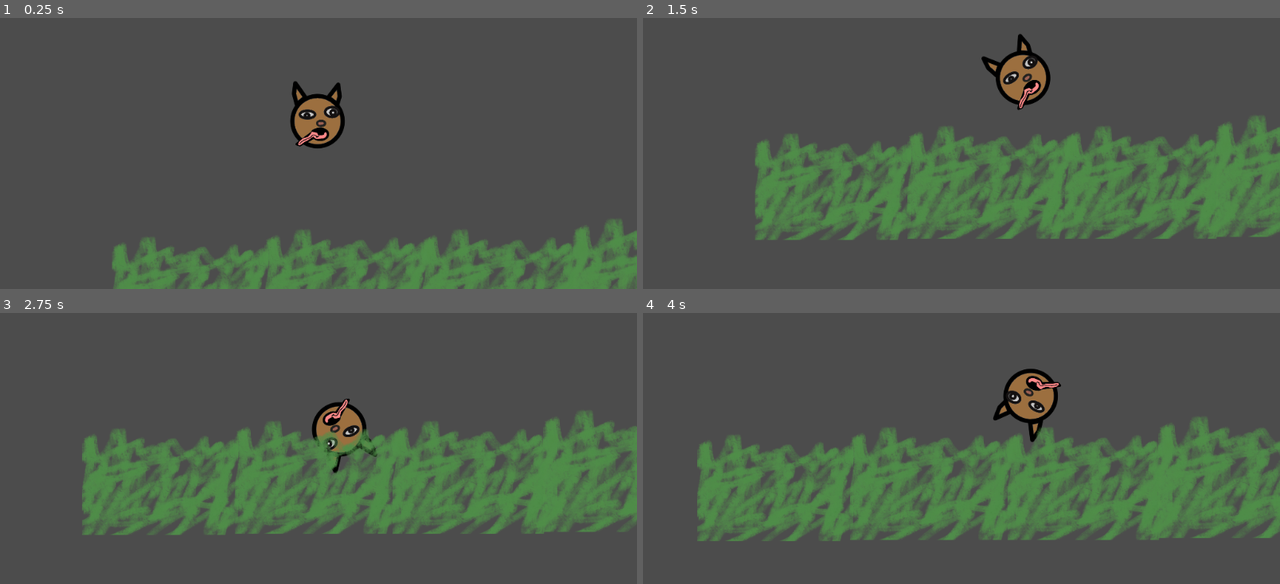
Above: before the commit, frames 1-4 (two rows, left to right).
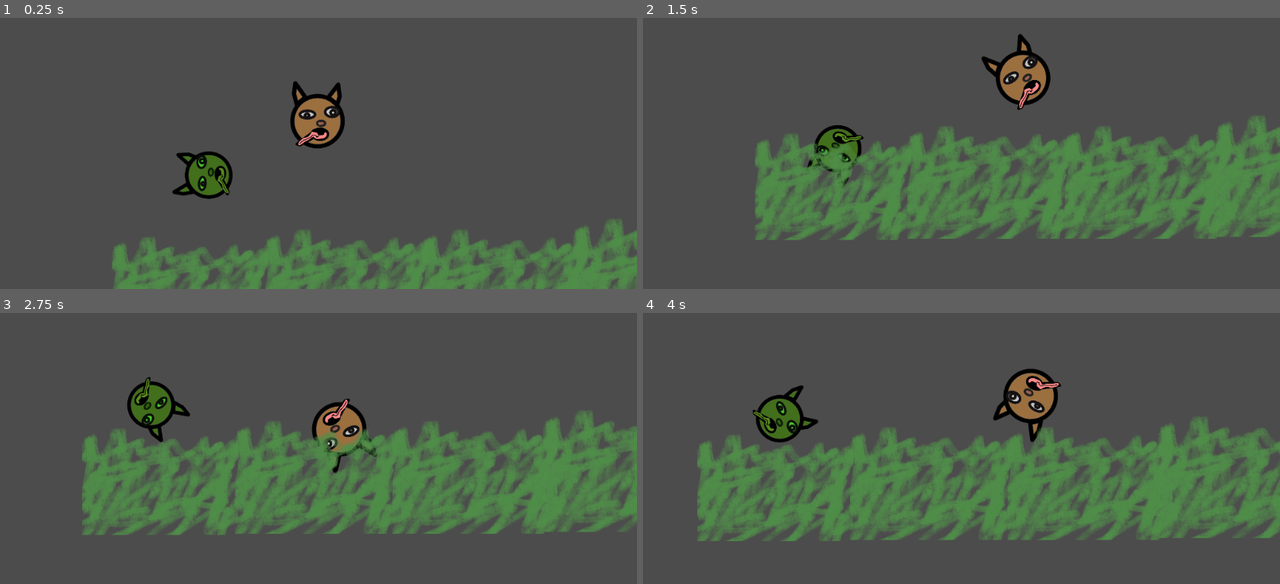
Above: after the commit, the same moments.

Repository: AirZero/godot-game
Game: Godot game, scene res://koirot.tscn
Two runs of this game, one before a commit and one after it. Both use one fixed random seed, a clock stepped at 60 frames per second and the inputs below.
Inputs:
- Up to frame 1 (0.25 s): no input
- Up to frame 2 (1.5 s): hold A (A, bound only after the commit) 0.53-1.28 s; hold Right (ui_right) from 0.53 s (still down); tap Up (ui_up) at 0.77, 1.07 s; tap D (D, bound only after the commit) at 0.8, 1.35 s
- Up to frame 3 (2.75 s): tap Up (ui_up) at 1.52, 1.82, 2.3 s; tap W (W, bound only after the commit) at 1.55, 2.1 s; release Right (ui_right) at 2.03 s; hold Left (ui_left) from 2.03 s (still down)
- Up to frame 4 (4 s): release Left (ui_left) at 2.78 s; hold Right (ui_right) from 2.78 s (still down); tap Up (ui_up) at 2.85, 3.02, 3.32, 3.77 s; tap A (A, bound only after the commit) at 3.05 s; hold A (A, bound only after the commit) from 3.53 s (still down); tap D (D, bound only after the commit) at 3.8 s

The runs differ from the first frame. In frame 1, 1.2% of the frame differs, in the area x 27-37%, y 49-67%; in frame 2, 0.8%; in frame 3, 1.2%; in frame 4, 1.2%.

Commit message:
koiro game 2nd character

Diff:
--- a/koirot/KinematicBody2D.gd
+++ b/koirot/KinematicBody2D.gd
@@ -20,4 +20,9 @@
 		if Input.is_action_just_pressed("ui_up"):
 			motion.y = -400
 
+
+	#yritys uudelleensyntymästä
+	#if get_pos().x > OS.get_window_size().x:
+	#	motion.y +=500
+
 	pass
--- /dev/null
+++ b/koirot/Koiro2_sprite.gd
@@ -0,0 +1,7 @@
+extends Sprite
+
+func _physics_process(delta):
+	rotate(-0.1)
+	#if Input.is_action_pressed("ui_right"):
+
+	pass
--- /dev/null
+++ b/koirot/koiro2.gd
@@ -0,0 +1,62 @@
+extends KinematicBody2D
+
+const UP = Vector2(0, -1)
+var motion = Vector2()
+
+#jump timer
+
+var timer = null
+var can_jump = true
+var jump_delay = 0.5
+
+
+func _ready():
+	#Timer for jump delay
+	timer = Timer.new()
+	timer.set_wait_time(jump_delay)
+	timer.connect("timeout", self, "on_timeout_complete")
+	add_child(timer)
+
+func on_timeout_complete():
+	can_jump = true
+
+func _physics_process(delta):
+	motion.y +=10
+
+	if Input.is_action_pressed("ui_right"):
+		motion.x = 44
+		#rotate(1)
+
+
+	if Input.is_action_pressed("ui_left"):
+		motion.x = -44
+
+	motion = move_and_slide(motion, UP)
+
+	if is_on_floor():
+		if Input.is_action_just_pressed("ui_up"):
+			motion.y = -200
+
+
+
+#koiro2 own movements
+	if Input.is_action_pressed("D"):
+		motion.x = 100
+		#rotate(1)
+
+
+	if Input.is_action_pressed("A"):
+		motion.x = -100
+
+	motion = move_and_slide(motion, UP)
+
+
+	if Input.is_action_just_pressed("W") && can_jump:
+		motion.y = -200
+		timer.start()
+		can_jump = false
+
+
+
+
+	pass
--- a/koirot/koirot.tscn
+++ b/koirot/koirot.tscn
@@ -1,9 +1,16 @@
-[gd_scene load_steps=7 format=2]
-
-[ext_resource path="res://KinematicBody2D.gd" type="Script" id=1]
+[gd_scene load_steps=10 format=2]
+
+[ext_resource path="res://koiro2.gd" type="Script" id=1]
 [ext_resource path="res://koiro.png" type="Texture" id=2]
-[ext_resource path="res://Sprite.gd" type="Script" id=3]
-[ext_resource path="res://ruohe.png" type="Texture" id=4]
+[ext_resource path="res://Koiro2_sprite.gd" type="Script" id=3]
+[ext_resource path="res://KinematicBody2D.gd" type="Script" id=4]
+[ext_resource path="res://Sprite.gd" type="Script" id=5]
+[ext_resource path="res://ruohe.png" type="Texture" id=6]
+
+[sub_resource type="RectangleShape2D" id=3]
+
+custom_solver_bias = 0.0
+extents = Vector2( 10, 10 )
 
 [sub_resource type="RectangleShape2D" id=1]
 
@@ -17,7 +24,34 @@
 
 [node name="Node" type="Node" index="0"]
 
-[node name="KinematicBody2D" type="KinematicBody2D" parent="." index="0"]
+[node name="koiro2" type="KinematicBody2D" parent="." index="0"]
+
+position = Vector2( 138, 299 )
+input_pickable = false
+collision_layer = 1
+collision_mask = 1
+collision/safe_margin = 0.08
+script = ExtResource( 1 )
+__meta__ = {
+"_edit_group_": true
+}
+
+[node name="CollisionShape2D" type="CollisionShape2D" parent="koiro2" index="0"]
+
+position = Vector2( -2.12498, -2.12496 )
+scale = Vector2( 4.92308, 4.92308 )
+shape = SubResource( 3 )
+
+[node name="Koiro2_sprite" type="Sprite" parent="koiro2" index="1"]
+
+modulate = Color( 0.353027, 1, 0.21875, 1 )
+position = Vector2( -2.12499, -2.12499 )
+scale = Vector2( 0.130615, 0.130615 )
+texture = ExtResource( 2 )
+script = ExtResource( 3 )
+_sections_unfolded = [ "Visibility" ]
+
+[node name="koiro1" type="KinematicBody2D" parent="." index="1"]
 
 position = Vector2( 320, 224 )
 scale = Vector2( 2.0625, 2.0625 )
@@ -25,23 +59,23 @@
 collision_layer = 1
 collision_mask = 1
 collision/safe_margin = 0.08
-script = ExtResource( 1 )
-__meta__ = {
-"_edit_group_": true
-}
-
-[node name="Sprite" type="Sprite" parent="KinematicBody2D" index="0"]
+script = ExtResource( 4 )
+__meta__ = {
+"_edit_group_": true
+}
+
+[node name="Sprite" type="Sprite" parent="koiro1" index="0"]
 
 position = Vector2( 0.830586, 0.093749 )
 scale = Vector2( 0.0725937, 0.0725937 )
 texture = ExtResource( 2 )
-script = ExtResource( 3 )
-
-[node name="CollisionShape2D" type="CollisionShape2D" parent="KinematicBody2D" index="1"]
+script = ExtResource( 5 )
+
+[node name="koiro1_collision" type="CollisionShape2D" parent="koiro1" index="1"]
 
 shape = SubResource( 1 )
 
-[node name="Camera2D" type="Camera2D" parent="KinematicBody2D" index="2"]
+[node name="Camera2D" type="Camera2D" parent="koiro1" index="2"]
 
 anchor_mode = 1
 rotating = false
@@ -66,7 +100,7 @@
 editor_draw_limits = false
 editor_draw_drag_margin = false
 
-[node name="StaticBody2D" type="StaticBody2D" parent="." index="1"]
+[node name="StaticBody2D" type="StaticBody2D" parent="." index="2"]
 
 position = Vector2( 115, 644 )
 scale = Vector2( 4.23438, 4.23438 )
@@ -91,10 +125,10 @@
 
 position = Vector2( -0.409913, -42.5757 )
 scale = Vector2( 0.0578657, 0.0681945 )
-texture = ExtResource( 4 )
-_sections_unfolded = [ "Material", "Visibility" ]
-
-[node name="StaticBody2D2" type="StaticBody2D" parent="." index="2"]
+texture = ExtResource( 6 )
+_sections_unfolded = [ "Material", "Visibility" ]
+
+[node name="StaticBody2D2" type="StaticBody2D" parent="." index="3"]
 
 position = Vector2( 368, 644 )
 scale = Vector2( 4.48437, 4.48437 )
@@ -119,10 +153,10 @@
 
 position = Vector2( -0.409913, -42.5757 )
 scale = Vector2( 0.0578657, 0.0681945 )
-texture = ExtResource( 4 )
-_sections_unfolded = [ "Material", "Visibility" ]
-
-[node name="StaticBody2D3" type="StaticBody2D" parent="." index="3"]
+texture = ExtResource( 6 )
+_sections_unfolded = [ "Material", "Visibility" ]
+
+[node name="StaticBody2D3" type="StaticBody2D" parent="." index="4"]
 
 position = Vector2( 621, 644 )
 scale = Vector2( 4.48437, 4.48437 )
@@ -147,10 +181,10 @@
 
 position = Vector2( -0.409913, -42.5757 )
 scale = Vector2( 0.0578657, 0.0681945 )
-texture = ExtResource( 4 )
-_sections_unfolded = [ "Material", "Visibility" ]
-
-[node name="StaticBody2D4" type="StaticBody2D" parent="." index="4"]
+texture = ExtResource( 6 )
+_sections_unfolded = [ "Material", "Visibility" ]
+
+[node name="StaticBody2D4" type="StaticBody2D" parent="." index="5"]
 
 position = Vector2( 874, 644 )
 scale = Vector2( 4.84375, 4.84375 )
@@ -175,5 +209,17 @@
 
 position = Vector2( -0.409913, -42.5757 )
 scale = Vector2( 0.0578657, 0.0681945 )
-texture = ExtResource( 4 )
-_sections_unfolded = [ "Material", "Visibility" ]
+texture = ExtResource( 6 )
+_sections_unfolded = [ "Material", "Visibility" ]
+
+[node name="killer_block" type="StaticBody2D" parent="." index="6"]
+
+input_pickable = false
+collision_layer = 1
+collision_mask = 1
+constant_linear_velocity = Vector2( 0, 0 )
+constant_angular_velocity = 0.0
+friction = 1.0
+bounce = 0.0
+
+[node name="Sprite" type="Sprite" parent="killer_block" index="0"]
--- a/koirot/project.godot
+++ b/koirot/project.godot
@@ -14,6 +14,17 @@
 run/main_scene="res://koirot.tscn"
 config/icon="res://icon.png"
 
+[input]
+
+W=[ Object(InputEventKey,"resource_local_to_scene":false,"resource_name":"","device":0,"alt":false,"shift":false,"control":false,"meta":false,"command":false,"pressed":false,"scancode":87,"unicode":0,"echo":false,"script":null)
+ ]
+A=[ Object(InputEventKey,"resource_local_to_scene":false,"resource_name":"","device":0,"alt":false,"shift":false,"control":false,"meta":false,"command":false,"pressed":false,"scancode":65,"unicode":0,"echo":false,"script":null)
+ ]
+S=[ Object(InputEventKey,"resource_local_to_scene":false,"resource_name":"","device":0,"alt":false,"shift":false,"control":false,"meta":false,"command":false,"pressed":false,"scancode":83,"unicode":0,"echo":false,"script":null)
+ ]
+D=[ Object(InputEventKey,"resource_local_to_scene":false,"resource_name":"","device":0,"alt":false,"shift":false,"control":false,"meta":false,"command":false,"pressed":false,"scancode":68,"unicode":0,"echo":false,"script":null)
+ ]
+
 [rendering]
 
 environment/default_environment="res://default_env.tres"
Not shown, changed: koirot/koiro.png.import
